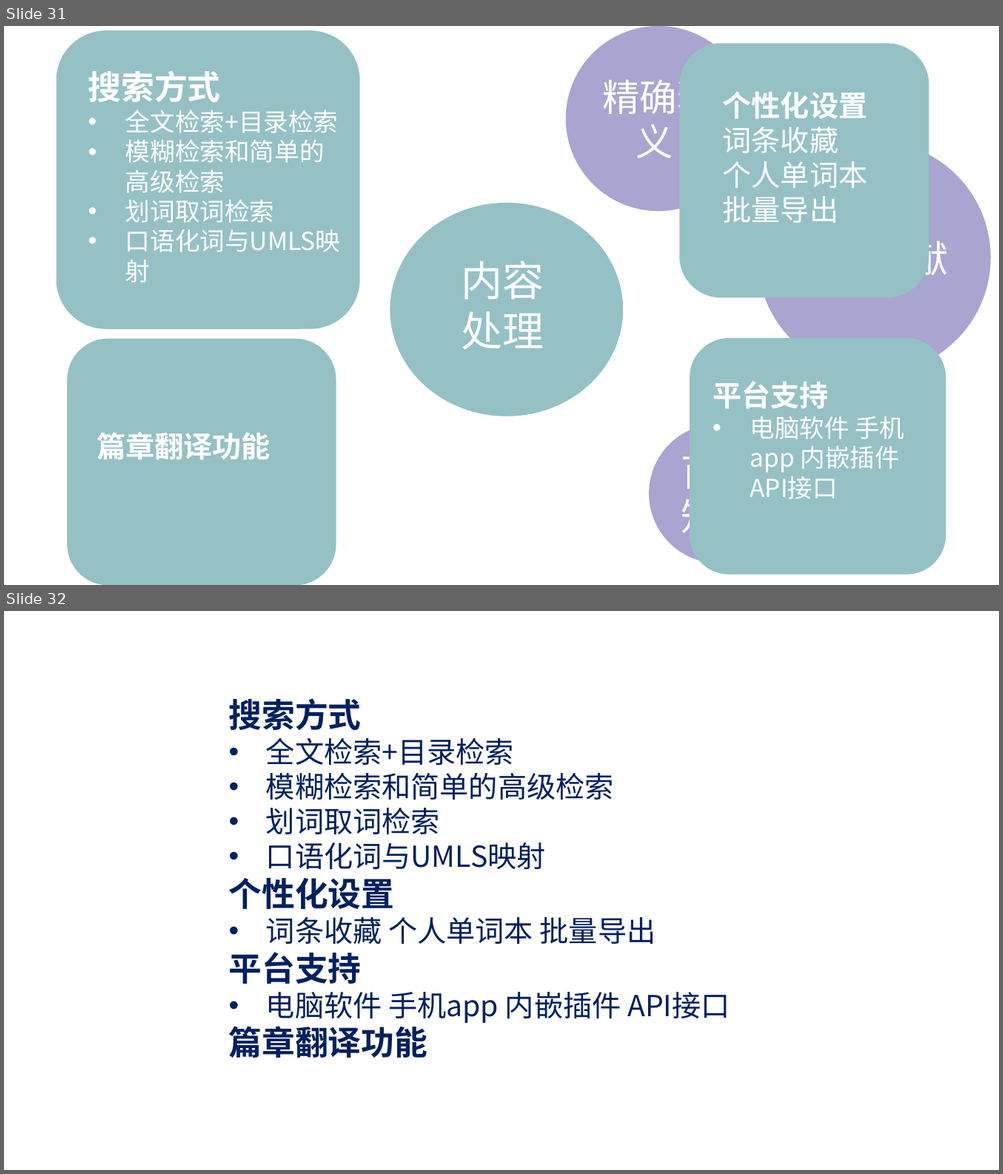
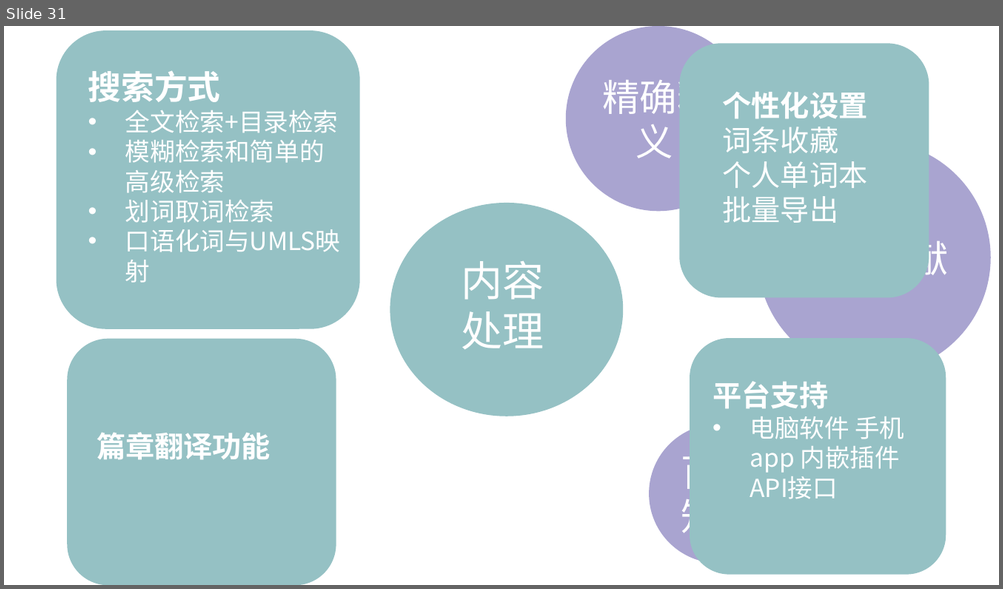
Before and after one commit to peijiawen98/TLK_1107, a slide deck: 电子词典需求分析.pptx. Shown one above the other, each under a label of ours: slides 31 and 32 before the commit, slide 31 after it. The pictures are 1003x1174 and 1003x589 pixels, drawn with LibreOffice and Linux fonts; fonts in the diff are those of the drawing. Boxes give left, top, right and bottom in pixels: in the first picture for what was removed or moved away, otherwise in the second. Text is boxed around its words. In the diff, an @@ line names an element or a change of style, - is before the commit and + after.

```diff
--- a/电子词典需求分析.pptx
+++ b/电子词典需求分析.pptx
@@ slide 32 removed at (x1=4, y1=611, x2=999, y2=1170), background #FFFFFF @@
@@ text removed at (x1=229, y1=698, x2=729, y2=1058) @@
-搜索方式
-• 全文检索+目录检索
-• 模糊检索和简单的高级检索
-• 划词取词检索
-• 口语化词与UMLS映射
-个性化设置
-• 词条收藏 个人单词本 批量导出
-平台支持
-• 电脑软件 手机app 内嵌插件 API接口
-篇章翻译功能
```
Also in this commit, not shown: 3 slides changed.
